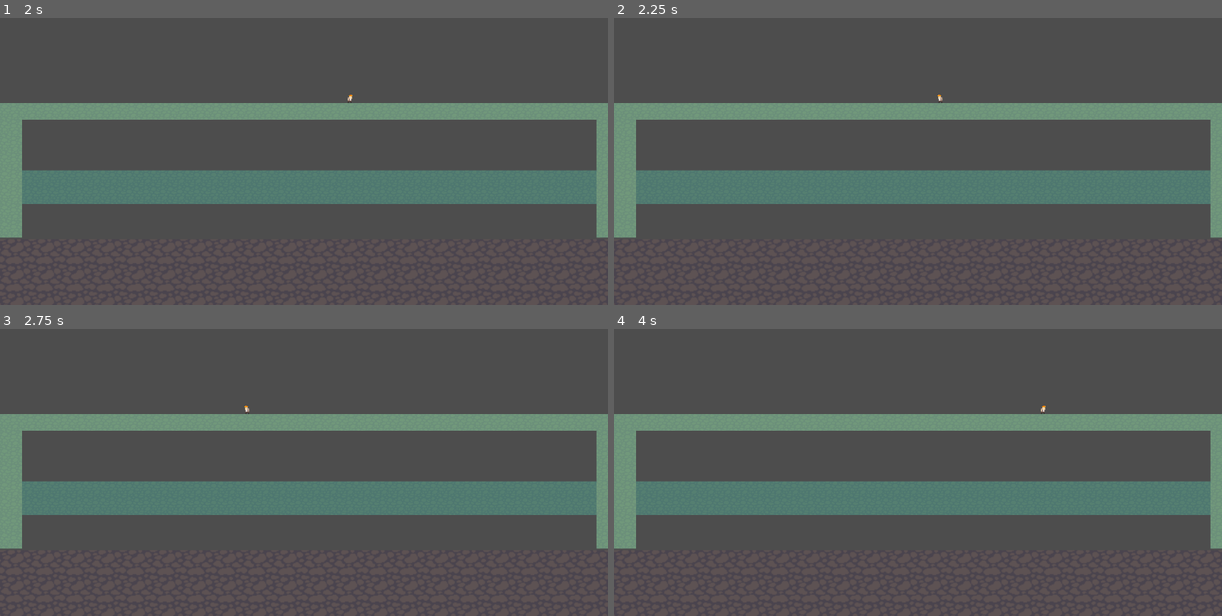
Above: before the commit, frames 1-4 (two rows, left to right).
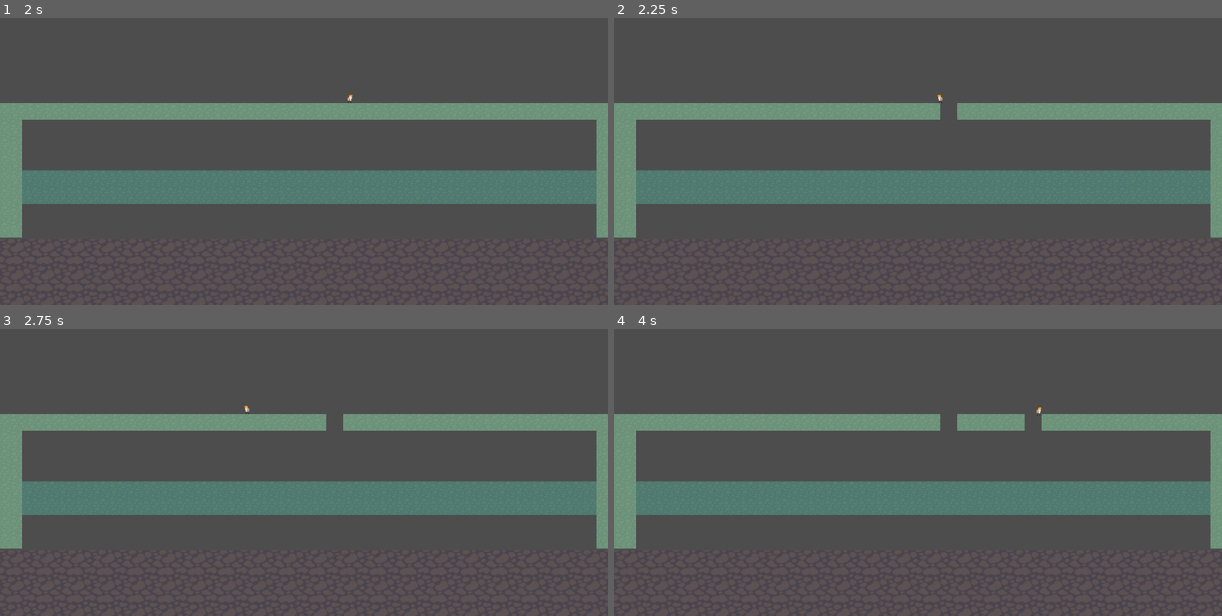
Above: after the commit, the same moments.

Repository: JoeForster/super_orpheus_land
Game: Godot game, scene res://TestWorld.tscn
Two runs of this game, one before a commit and one after it. Both use one fixed random seed, a clock stepped at 60 frames per second and the inputs below.
Inputs:
- Up to frame 1 (2 s): tap Enter at 0.5 s; hold Space (dig) 0.53-1.28 s; hold Right (move_right) from 0.53 s (still down); tap W (jump) at 0.77, 1.52 s; tap Space (dig) at 1.35 s
- Up to frame 2 (2.25 s): release Right (move_right) at 2.03 s; hold Left (move_left) from 2.03 s (still down); hold Space (dig) from 2.03 s (still down)
- Up to frame 3 (2.75 s): keep holding Left (move_left); keep holding Space (dig)
- Up to frame 4 (4 s): release Left (move_left) at 2.78 s; release Space (dig) at 2.78 s; hold Right (move_right) from 2.78 s (still down); tap Space (dig) at 2.85 s; tap W (jump) at 3.02, 3.77 s; hold Space (dig) from 3.53 s (still down)

Frame 1 is identical in both runs. In frame 2, 0.2% of the frame differs, in the area x 53-57%, y 29-36%; in frame 3, 0.2%; in frame 4, 0.4%, in the area x 53-72%, y 26-36%.

Commit message:
Fixed the raycast method of digging, replaces the old way of using the sliding object so we can dig just in front.

Diff:
--- a/Player.gd
+++ b/Player.gd
@@ -26,29 +26,22 @@
 		dig_timer -= delta
 		if dig_timer <= 0:
 			dig_timer = DIG_PERIOD
-			# DIG METHOD B: get the floor collided
-			var floor_collided = get_last_slide_collision()
-			if floor_collided != null:
-				print("DIG OBJECT: ", floor_collided.get_collider())
+			# Go a raycast diagonally to attempt a dig in front of the character
+			var space_state = get_world_2d().direct_space_state
+			var raycast_query = PhysicsRayQueryParameters2D.create(global_position, global_position + DIG_OFFSET)
+			raycast_query.exclude = [self]
+			var raycast_result = space_state.intersect_ray(raycast_query)
+			# TODO don't just delete everything!
+			if not raycast_result.is_empty():
+				print("DIG OBJECT: ", raycast_result.collider)
 				#floor_collided.get_collider().queue_free()
-				var tilemap_collided = floor_collided.get_collider() as TileMap
+				var tilemap_collided = raycast_result.collider as TileMap
 				if tilemap_collided != null:
 					var hack_dig_pos = global_position
 					hack_dig_pos.y += 32
 					var hit_local_pos = tilemap_collided.to_local(hack_dig_pos)
 					var hit_local_coords = tilemap_collided.local_to_map(hit_local_pos)
 					tilemap_collided.erase_cell(DIG_LAYER_INDEX, hit_local_coords)
-
-			# DIG METHOD A: do a raycast diagonally to dig ijn front
-
-			# TODO why does raycast not give any result ever?
-			#var space_state = get_world_2d().direct_space_state
-			#var raycast_query = PhysicsRayQueryParameters2D.create(global_position, DIG_OFFSET)
-			#raycast_query.exclude = [self]
-			#var raycast_result = space_state.intersect_ray(raycast_query)
-			# TODO don't just delete everything!
-			#if not raycast_result.is_empty():
-			#	raycast_result.collider.queue_free()
 
 	var direction = Input.get_axis("move_left", "move_right")
 	if direction:
